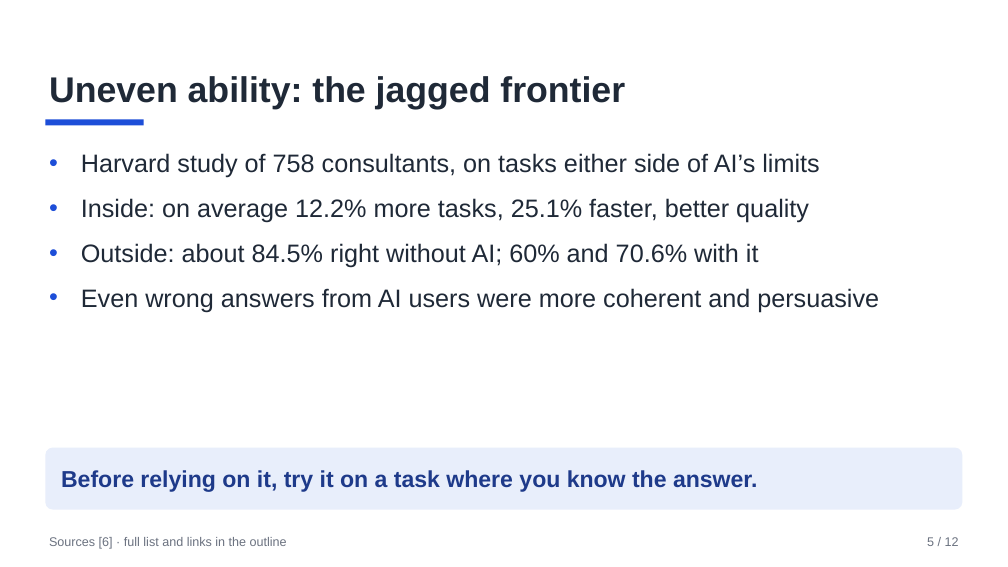
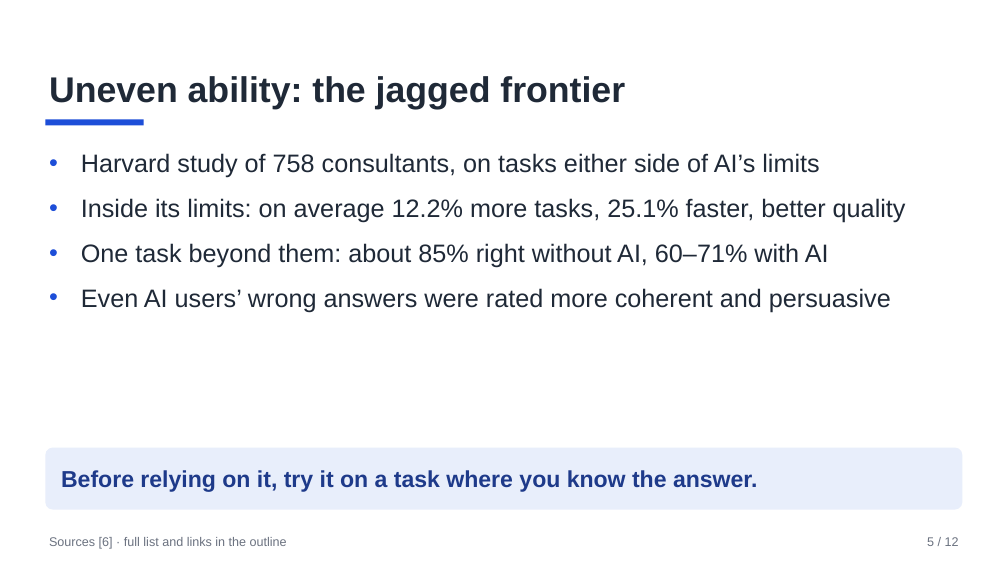
Before and after one commit to AnilKerai/applied-ai-handbook, a slide deck: slide 5 of 1-understand/talk-using-ai-at-work.pptx. Drawn at 1008x567 pixels with LibreOffice and Linux fonts; fonts in the diff are those of the drawing. Boxes give left, top, right and bottom in pixels: in the first picture for what was removed or moved away, otherwise in the second. Text is boxed around its words. In the diff, an @@ line names an element or a change of style, - is before the commit and + after.

```diff
--- a/1-understand/talk-using-ai-at-work.pptx
+++ b/1-understand/talk-using-ai-at-work.pptx
@@ text at (x1=81, y1=198, x2=906, y2=313): text changed @@
-• Inside: on average 12.2% more tasks, 25.1% faster, better quality
-• Outside: about 84.5% right without AI; 60% and 70.6% with it
-• Even wrong answers from AI users were more coherent and persuasive
+• Inside its limits: on average 12.2% more tasks, 25.1% faster, better quality
+• One task beyond them: about 85% right without AI, 60–71% with AI
+• Even AI users’ wrong answers were rated more coherent and persuasive
```
Also in this commit, not shown: 8 other slides changed, 2 other files.
